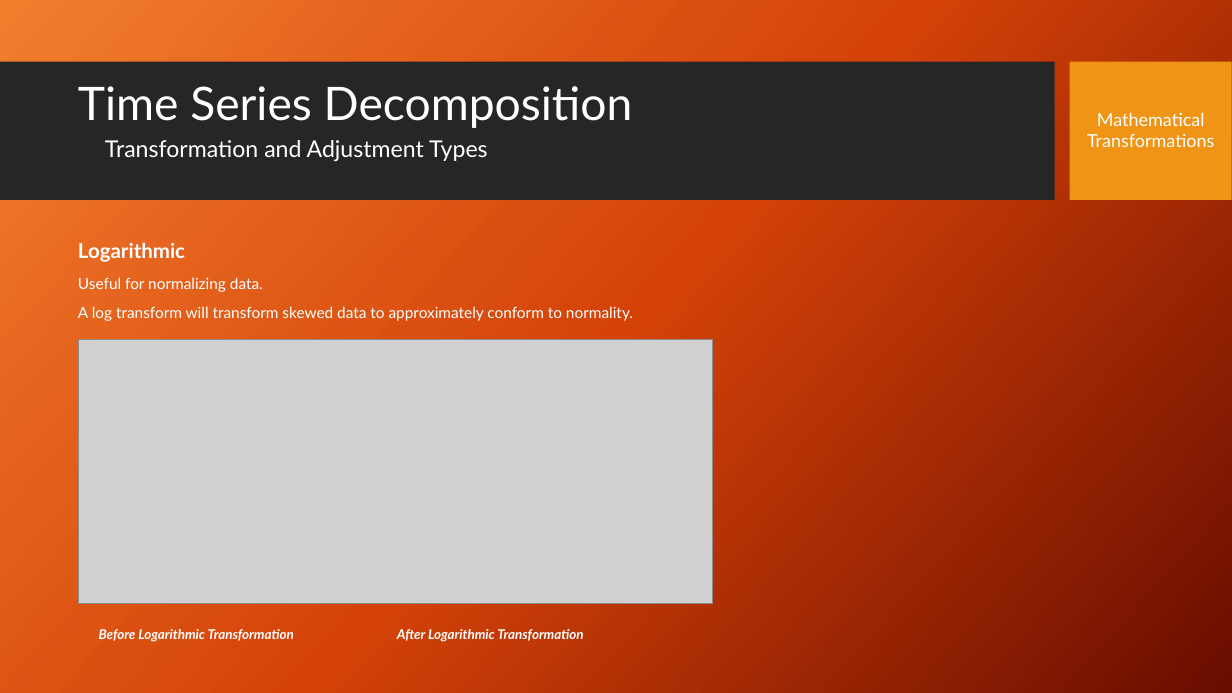
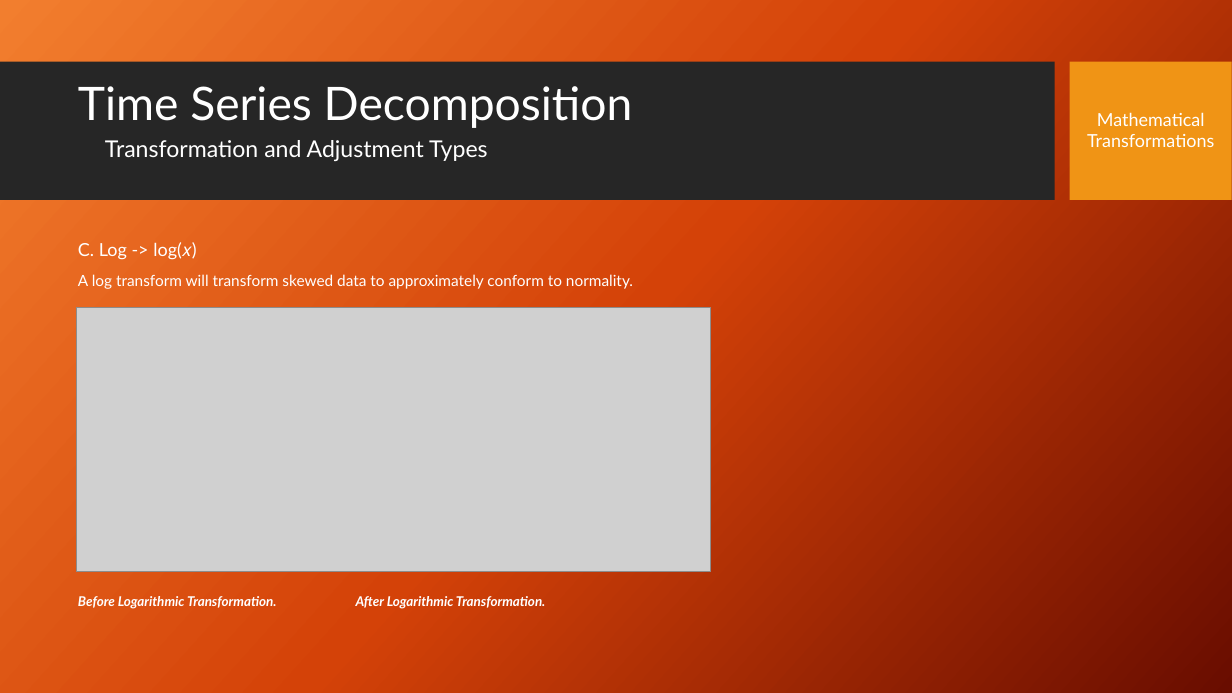
Before and after one commit to stephen-haslett/data-624, a slide deck: slide 6 of Data624TimeSeriesDecompPresentation.pptx (slide 4 before the commit). Drawn at 1232x693 pixels with LibreOffice and Linux fonts; fonts in the diff are those of the drawing; grey boxes stand for pictures; background and template pictures are left out. Boxes give left, top, right and bottom in pixels: in the first picture for what was removed or moved away, otherwise in the second. Text is boxed around its words. In the diff, an @@ line names an element or a change of style, - is before the commit and + after.

```diff
--- a/Data624TimeSeriesDecompPresentation.pptx
+++ b/Data624TimeSeriesDecompPresentation.pptx
@@ text at <box>78,242,192,260</box>: text changed; size 12 to 14 pt @@
-Logarithmic
-Useful for normalizing data.
+C. Log -> log(𝑥)
@@ picture: place and size @@
-picture at <box>79,339,713,604</box>
+picture at <box>77,308,711,572</box>
@@ text at <box>78,596,545,609</box>: text changed @@
-Before Logarithmic Transformation After Logarithmic Transformation
+Before Logarithmic Transformation. After Logarithmic Transformation.
```
Also in this commit, not shown: 2 other slides changed, 3 slides added, 1 slide removed.
